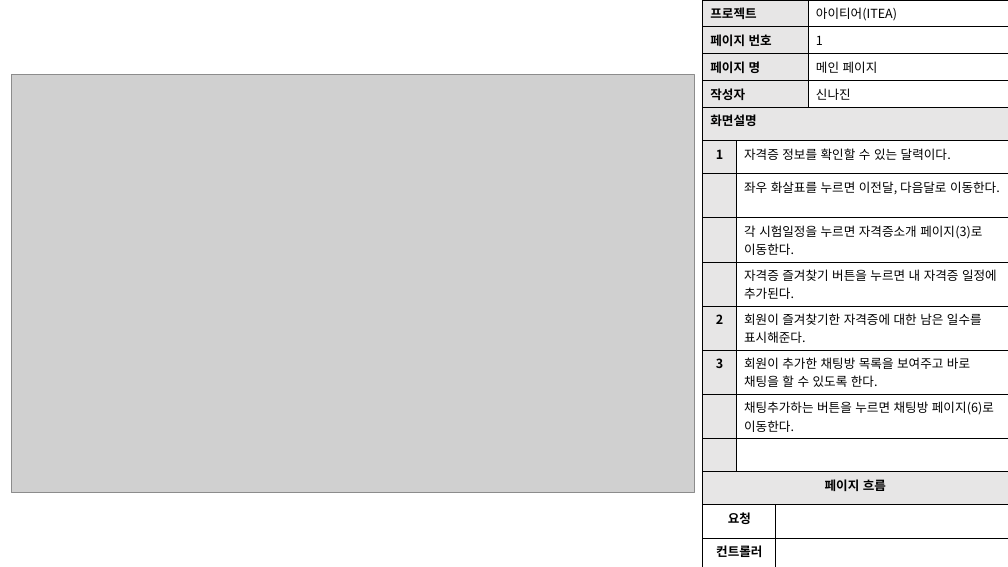
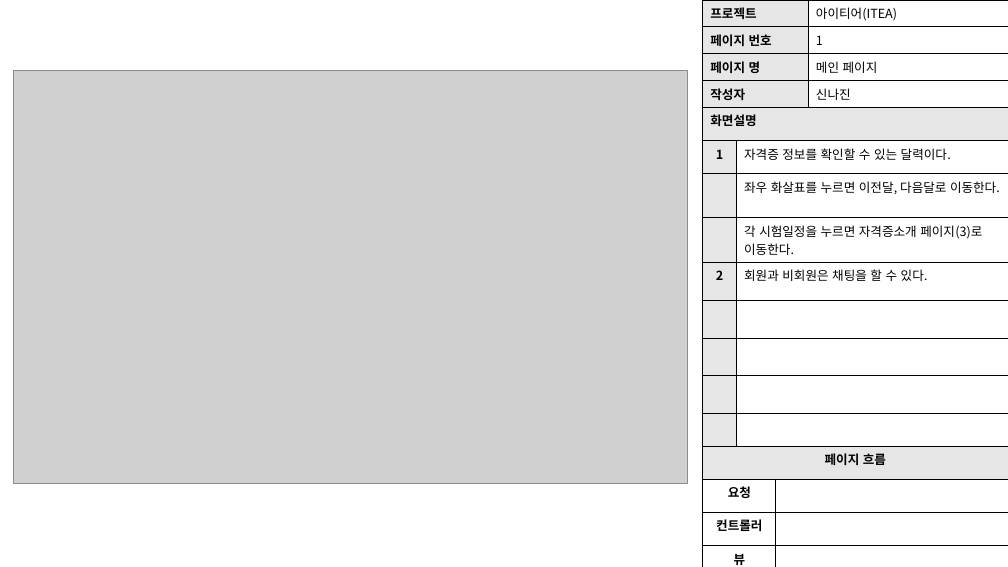
Before and after one commit to skwls2087/itea, a slide deck: slide 6 of 추가자료/스토리보드/스토리보드.pptx. Drawn at 1008x567 pixels with LibreOffice and Linux fonts; fonts in the diff are those of the drawing; grey boxes stand for pictures. Boxes give left, top, right and bottom in pixels: in the first picture for what was removed or moved away, otherwise in the second. Text is boxed around its words. In the diff, an @@ line names an element or a change of style, - is before the commit and + after.

```diff
--- a/추가자료/스토리보드/스토리보드.pptx
+++ b/추가자료/스토리보드/스토리보드.pptx
@@ picture: place and size @@
-picture at [11, 74, 694, 493]
+picture at [14, 70, 688, 484]
@@ table at [703, 107, 1008, 567] @@
-row 5, column 1: 
+row 5, column 1: 2
-row 5, column 2: 자격증 즐겨찾기 버튼을 누르면 내 자격증 일정에 추가된다.
+row 5, column 2: 회원과 비회원은 채팅을 할 수 있다.
-row 6, column 1: 2
+row 6, column 1: 
-row 6, column 2: 회원이 즐겨찾기한 자격증에 대한 남은 일수를 표시해준다.
+row 6, column 2: 
-row 7, column 1: 3
+row 7, column 1: 
-row 7, column 2: 회원이 추가한 채팅방 목록을 보여주고 바로 채팅을 할 수 있도록 한다.
+row 7, column 2: 
-row 8, column 2: 채팅추가하는 버튼을 누르면 채팅방 페이지(6)로 이동한다.
+row 8, column 2: 
```
Also in this commit, not shown: 6 other slides changed, 1 slide added, 2 other files.
